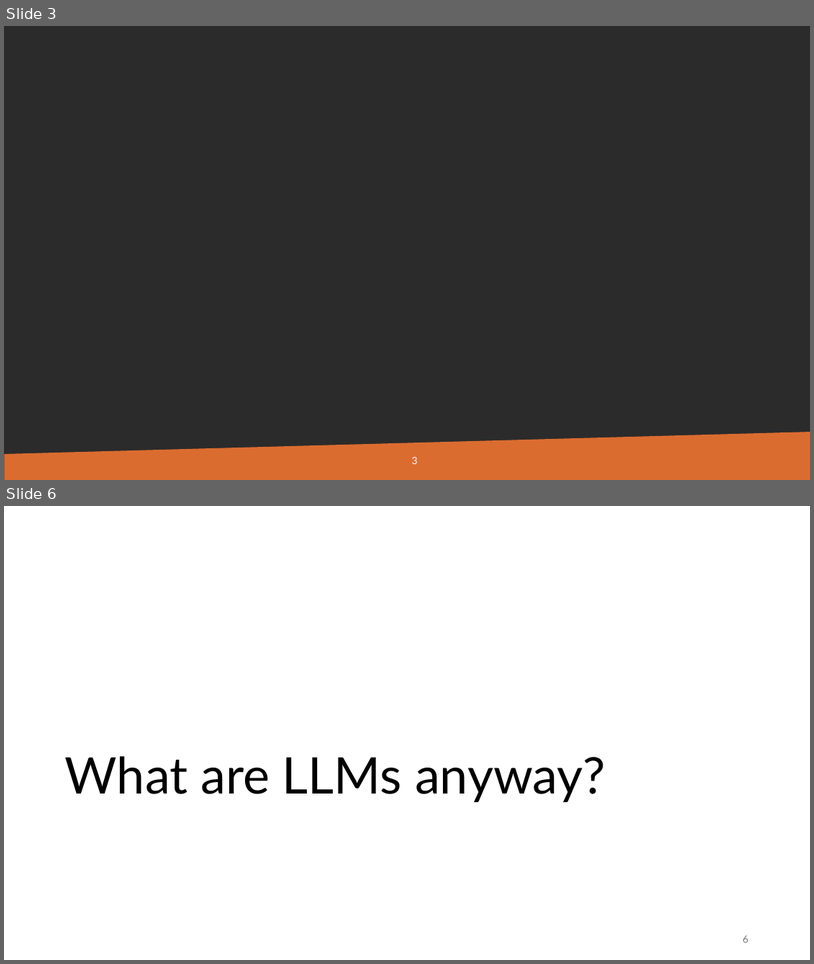
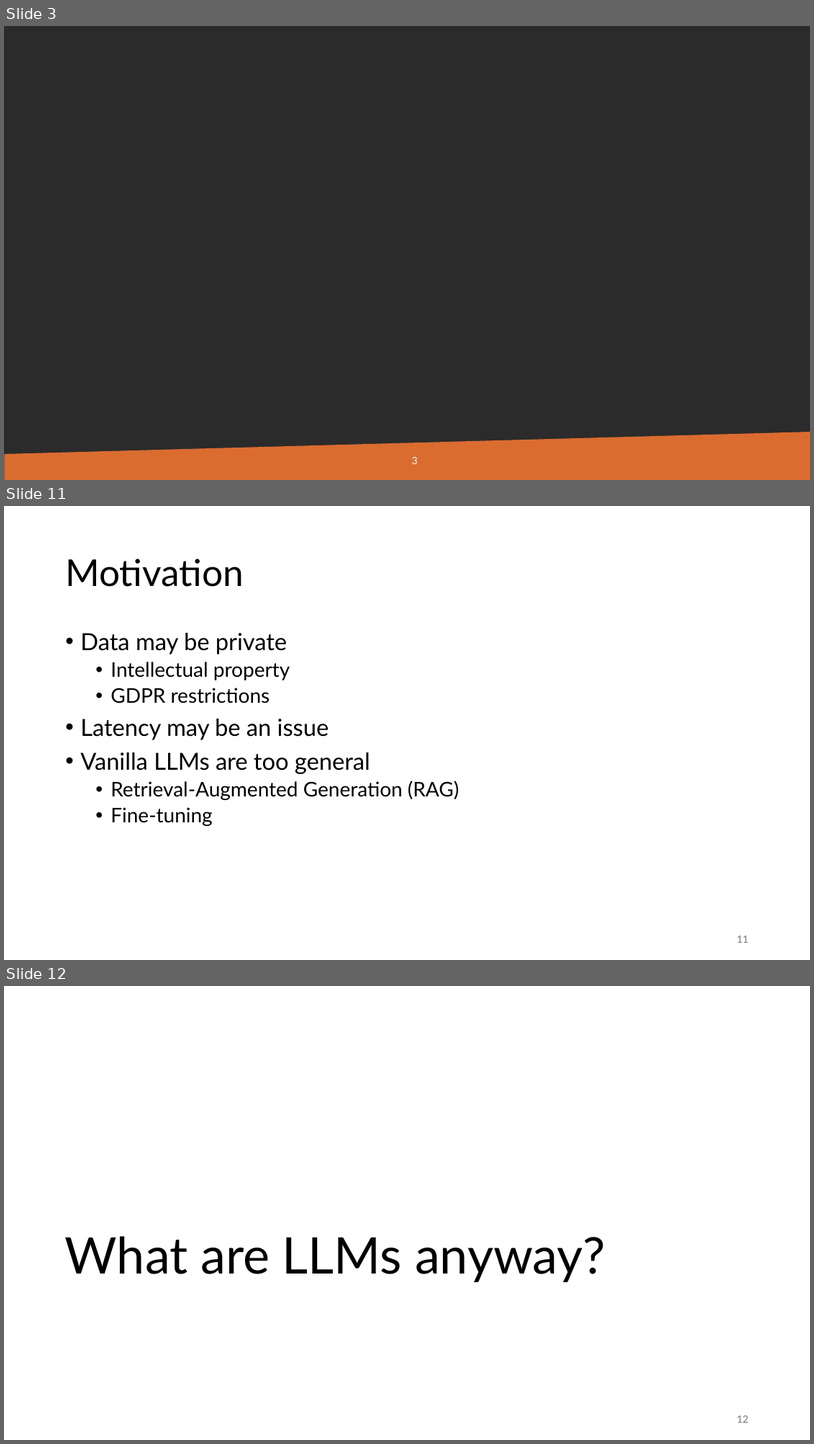
Before and after one commit to gjbex/Deploying-LLMs-locally, a slide deck: local_LLMs.pptx. Shown one above the other, each under a label of ours: slides 3 and 6 before the commit, slides 3, 11 and 12 after it; the slides between them are not shown. The pictures are 814x964 and 814x1444 pixels, drawn with LibreOffice and Linux fonts; fonts in the diff are those of the drawing; background and template pictures are left out; a plain dark background stands for a picture behind light text. Boxes give left, top, right and bottom in pixels: in the first picture for what was removed or moved away, otherwise in the second. Text is boxed around its words. In the diff, an @@ line names an element or a change of style, - is before the commit and + after.

```diff
--- a/local_LLMs.pptx
+++ b/local_LLMs.pptx
@@ slide 11 added at (x1=4, y1=506, x2=810, y2=960), background #FFFFFF @@
@@ title added at (x1=65, y1=559, x2=244, y2=587), 44 pt, text #000000 @@
+Motivation
@@ text added at (x1=80, y1=633, x2=459, y2=826), 24 pt, text #000000 @@
+• Data may be private
+  • Intellectual property
+  • GDPR restrictions
+• Latency may be an issue
+• Vanilla LLMs are too general
+  • Retrieval-Augmented Generation (RAG)
+  • Fine-tuning
@@ page number added at (x1=737, y1=935, x2=748, y2=942), 12 pt, text #797979 @@
+11
@@ what was slide 6 is now slide 12 @@
@@ page number at (x1=737, y1=1415, x2=748, y2=1422): text changed @@
-6
+12
```
Also in this commit, not shown: 3 slides changed, 6 other slides added, 1 slide removed.
